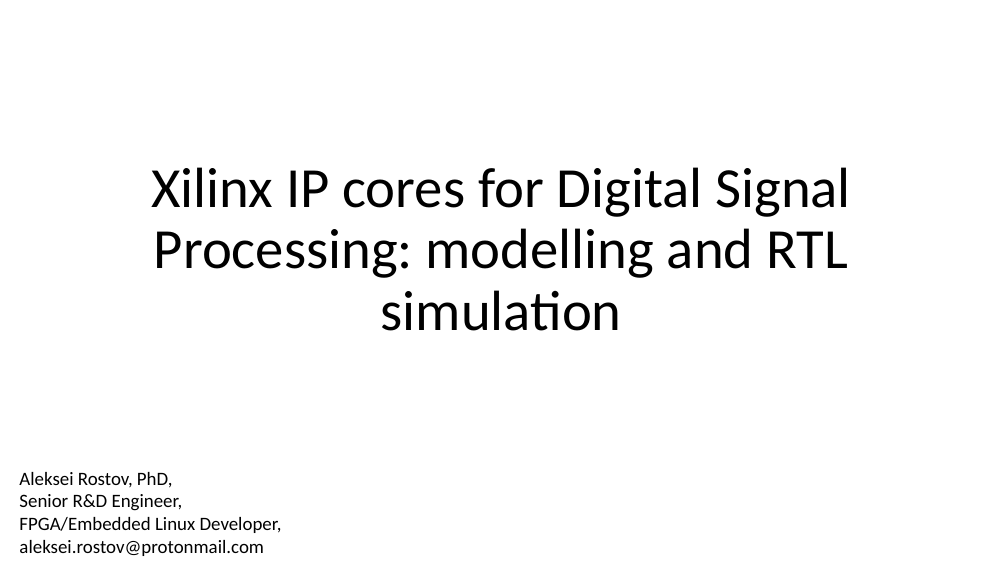
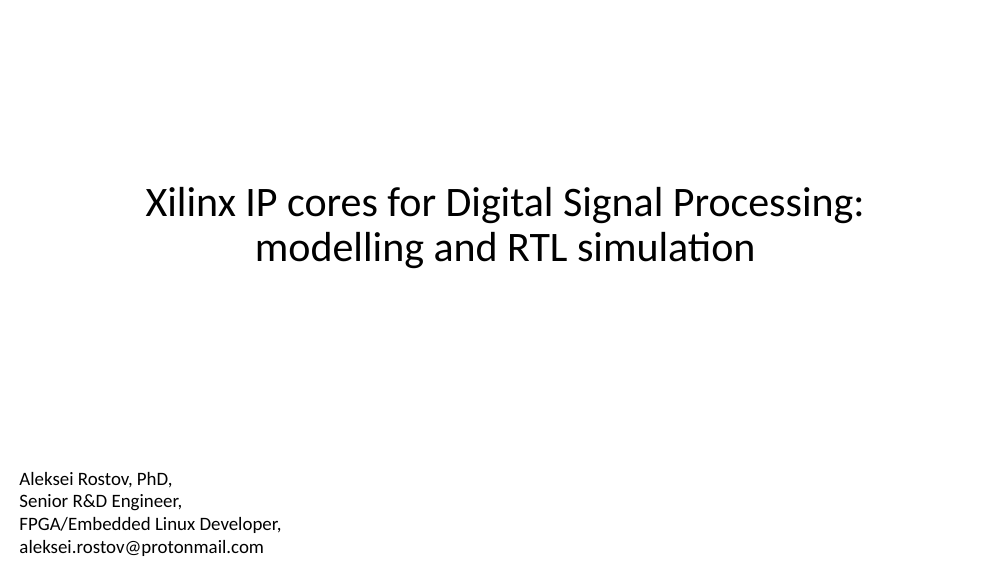
Before and after one commit to farbius/dsp_xilinx_ip, a slide deck: slide 1 of presentation/Xilinx IP cores for Digital Signal Processing.pptx. Drawn at 1008x567 pixels with LibreOffice and Linux fonts; fonts in the diff are those of the drawing. Boxes give left, top, right and bottom in pixels: in the first picture for what was removed or moved away, otherwise in the second. Text is boxed around its words. In the diff, an @@ line names an element or a change of style, - is before the commit and + after.

```diff
--- a/presentation/Xilinx IP cores for Digital Signal Processing.pptx
+++ b/presentation/Xilinx IP cores for Digital Signal Processing.pptx
@@ title "Xilinx IP cores for Digital ...": place and size @@
-title "Xilinx IP cores for Digital ..." at [151,167,851,331]
+title "Xilinx IP cores for Digital ..." at [146,187,865,269]
@@ title "Xilinx IP cores for Digital ..." at [146,187,865,269]: size 54 to 40 pt @@
```
Also in this commit, not shown: 3 other slides changed, 6 other files.
